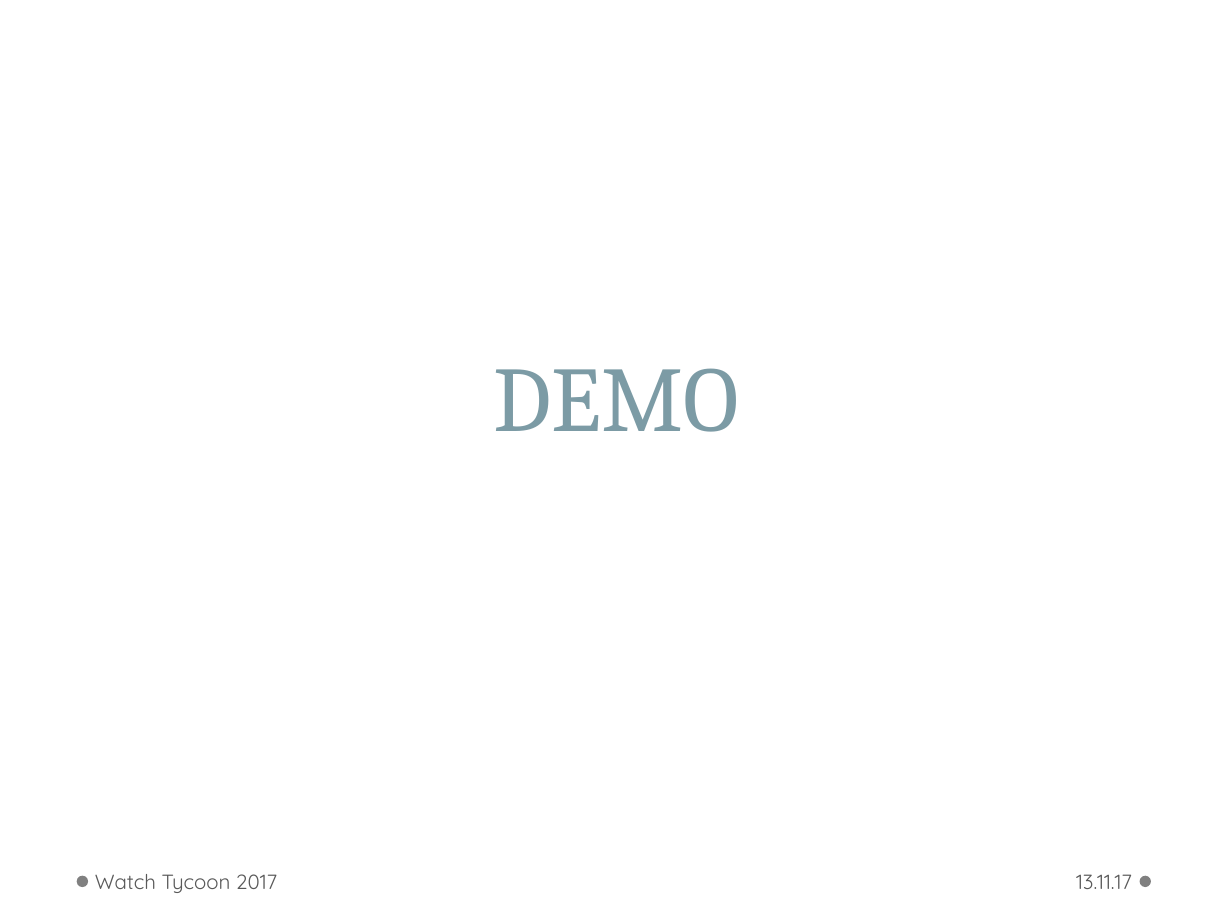
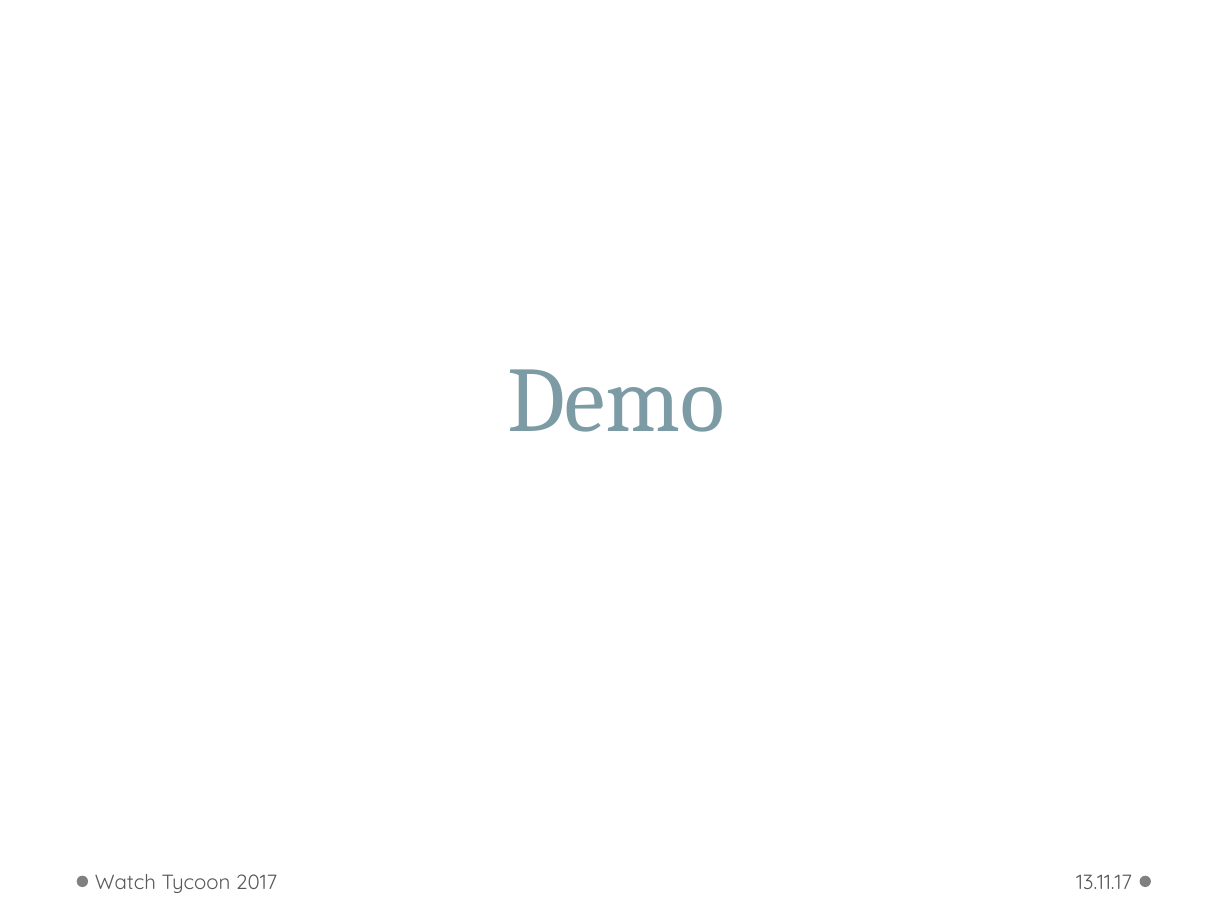
Before and after one commit to WWI16SEAFallstudie/Unternehmenssimulation, a slide deck: slide 12 of doc/fallstudie_präsentation.pptx (slide 6 before the commit). Drawn at 1232x924 pixels with LibreOffice and Linux fonts; fonts in the diff are those of the drawing; background and template pictures are left out. Boxes give left, top, right and bottom in pixels: in the first picture for what was removed or moved away, otherwise in the second. Text is boxed around its words. In the diff, an @@ line names an element or a change of style, - is before the commit and + after.

```diff
--- a/doc/fallstudie_präsentation.pptx
+++ b/doc/fallstudie_präsentation.pptx
@@ title at (507,369,725,432): text changed @@
-DEMO
+Demo
```
Also in this commit, not shown: 4 other slides changed, 7 slides added.
